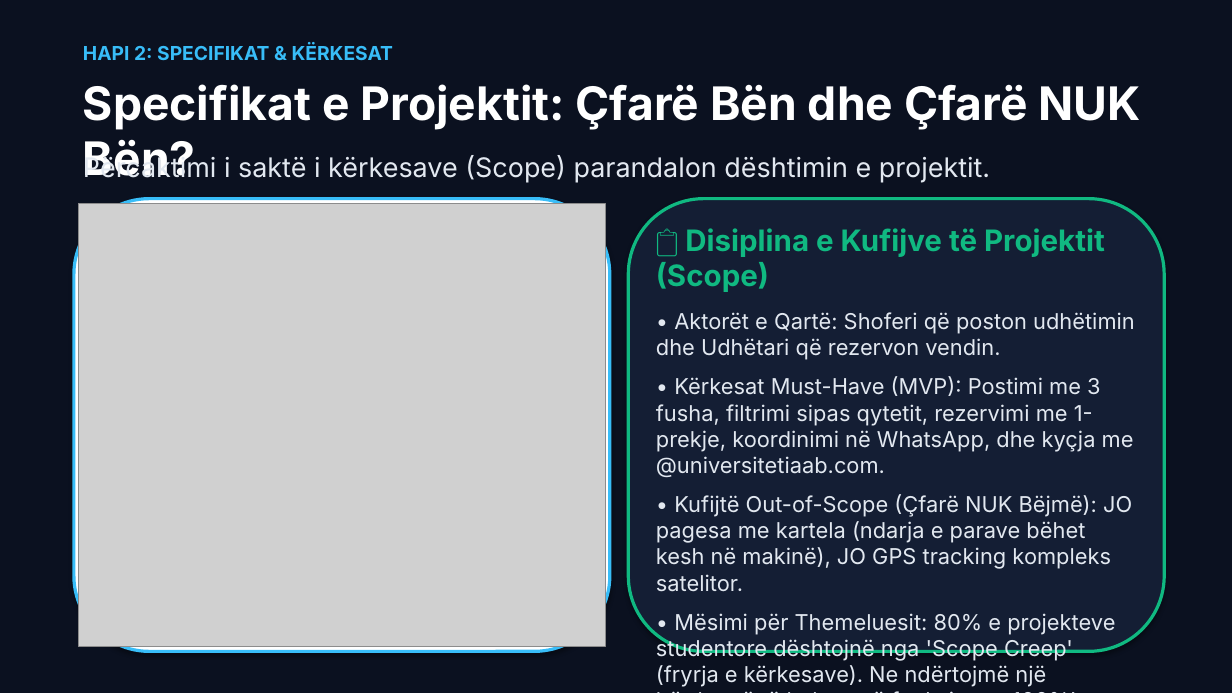
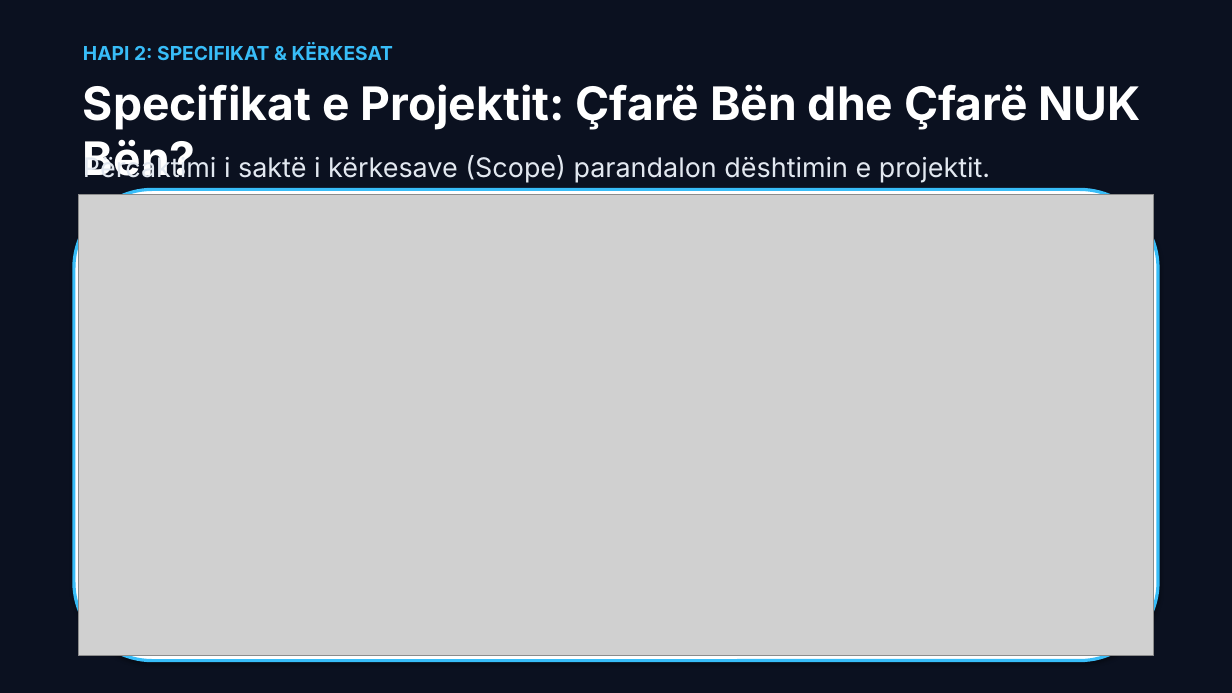
Before and after one commit to arbenl/arbenl.github.io, a slide deck: slide 4 of Jave1_Hyrje_Nextjs_PWA_Copilot_2026.pptx. Drawn at 1232x693 pixels with LibreOffice and Linux fonts; fonts in the diff are those of the drawing; grey boxes stand for pictures. Boxes give left, top, right and bottom in pixels: in the first picture for what was removed or moved away, otherwise in the second. Text is boxed around its words. In the diff, an @@ line names an element or a change of style, - is before the commit and + after.

Commit message:
feat(presentation): upgrade slides 2-6 to full-width projector-grade visual diagrams

```diff
--- a/Jave1_Hyrje_Nextjs_PWA_Copilot_2026.pptx
+++ b/Jave1_Hyrje_Nextjs_PWA_Copilot_2026.pptx
@@ rounded rectangle: place and size @@
-rounded rectangle at <box>74,199,610,652</box>
+rounded rectangle at <box>74,189,1158,661</box>
@@ picture: place and size @@
-picture at <box>79,203,605,647</box>
+picture at <box>79,194,1153,656</box>
@@ rounded rectangle removed at <box>628,199,1165,652</box> @@
@@ text removed at <box>656,228,1135,687</box> @@
-📋 Disiplina e Kufijve të Projektit (Scope)
-• Aktorët e Qartë: Shoferi që poston udhëtimin dhe Udhëtari që rezervon vendin.
-• Kërkesat Must-Have (MVP): Postimi me 3 fusha, filtrimi sipas qytetit, rezervimi me 1-prekje, koordinimi në WhatsApp, dhe kyçja me @universitetiaab.com.
-• Kufijtë Out-of-Scope (Çfarë NUK Bëjmë): JO pagesa me kartela (ndarja e parave bëhet kesh në makinë), JO GPS tracking kompleks satelitor.
-• Mësimi për Themeluesit: 80% e projekteve studentore dështojnë nga 'Scope Creep' (fryrja e kërkesave). Ne ndërtojmë një bërthamë të hekurt që funksionon 100%!
```
Also in this commit, not shown: 3 other slides changed, 4 other files.
